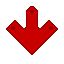
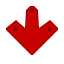
Layers edited between the first and the second 64 × 64 image:
renamed "Top Circle" to "Path 0", painted on it over (x1=6, y1=6, x2=58, y2=55)
removed layer "Background Color" over (x1=6, y1=6, x2=58, y2=55)
removed layer "Outer Stroke" over (x1=6, y1=6, x2=58, y2=55)
